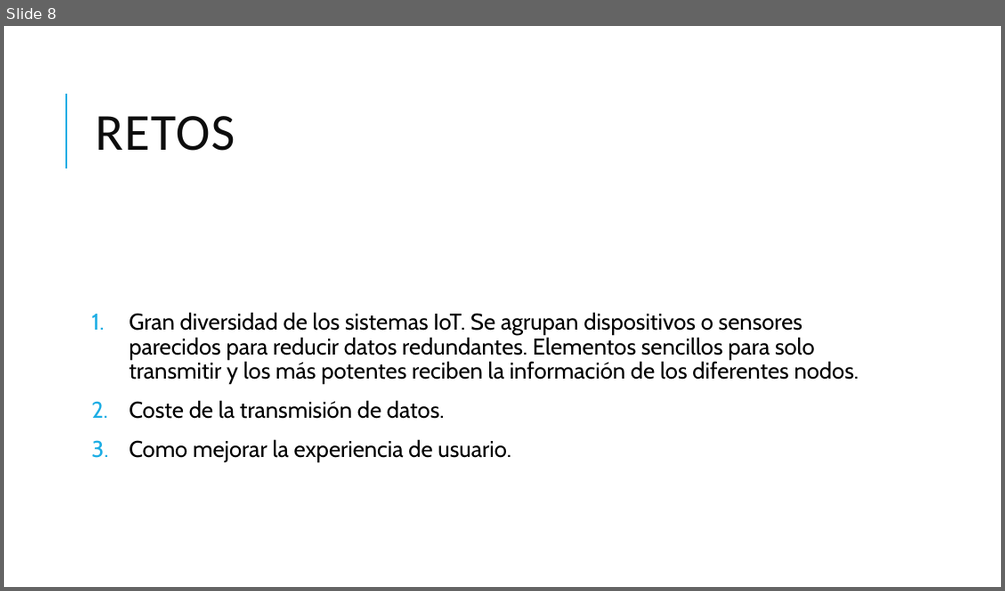
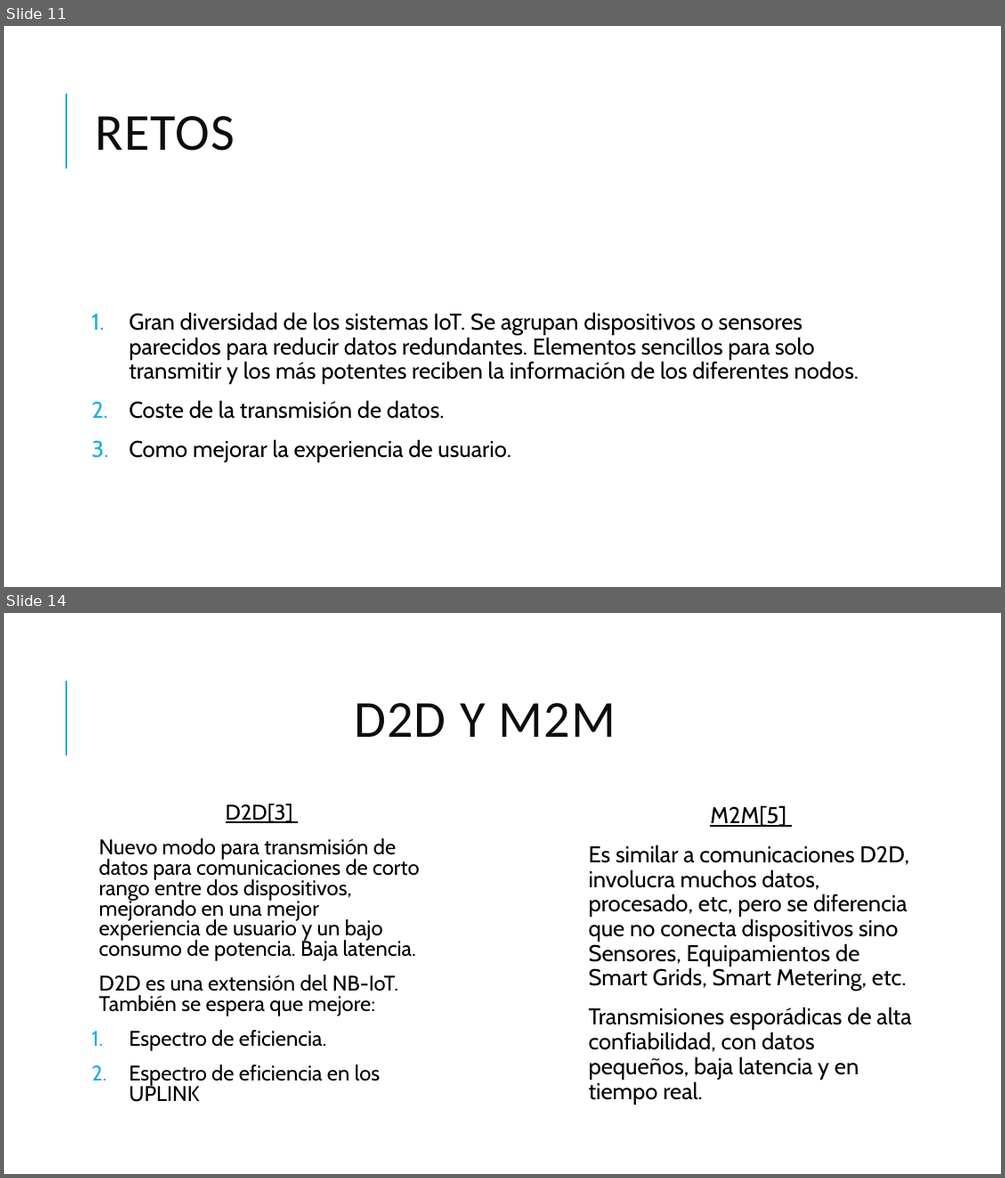
Before and after one commit to Jorjo80/TFM, a slide deck: 1ªInvestigacion/5g.pptx. Shown one above the other, each under a label of ours: slide 8 before the commit, slides 11 and 14 after it; the slides between them are not shown. The pictures are 1005x591 and 1005x1178 pixels, drawn with LibreOffice and Linux fonts; fonts in the diff are those of the drawing. Boxes give left, top, right and bottom in pixels: in the first picture for what was removed or moved away, otherwise in the second. Text is boxed around its words. In the diff, an @@ line names an element or a change of style, - is before the commit and + after.

```diff
--- a/1ªInvestigacion/5g.pptx
+++ b/1ªInvestigacion/5g.pptx
@@ slide 14 added at (x1=4, y1=613, x2=1001, y2=1174), background #FFFFFF; not listed: 1 template element that a slide beside it also shows @@
@@ title added at (x1=354, y1=703, x2=615, y2=737), 50 pt, text #0D0D0D @@
+D2D Y M2M
@@ text added at (x1=99, y1=803, x2=419, y2=1102), 20.4 pt, text #000000 @@
+  D2D[3]
+  Nuevo modo para transmisión de datos para comunicaciones de corto rango entre dos dispositivos, mejorando en una mejor experiencia de usuario y un bajo consumo de potencia. Baja latencia.
+  D2D es una extensión del NB-IoT. También se espera que mejore:
+1. Espectro de eficiencia.
+2. Espectro de eficiencia en los UPLINK
@@ text added at (x1=589, y1=805, x2=911, y2=1103), 22 pt, text #000000 @@
+  M2M[5]
+  Es similar a comunicaciones D2D, involucra muchos datos, procesado, etc, pero se diferencia que no conecta dispositivos sino Sensores, Equipamientos de Smart Grids, Smart Metering, etc.
+  Transmisiones esporádicas de alta confiabilidad, con datos pequeños, baja latencia y en tiempo real.
@@ what was slide 8 is now slide 11 @@
```
Also in this commit, not shown: 3 slides changed, 8 other slides added.
